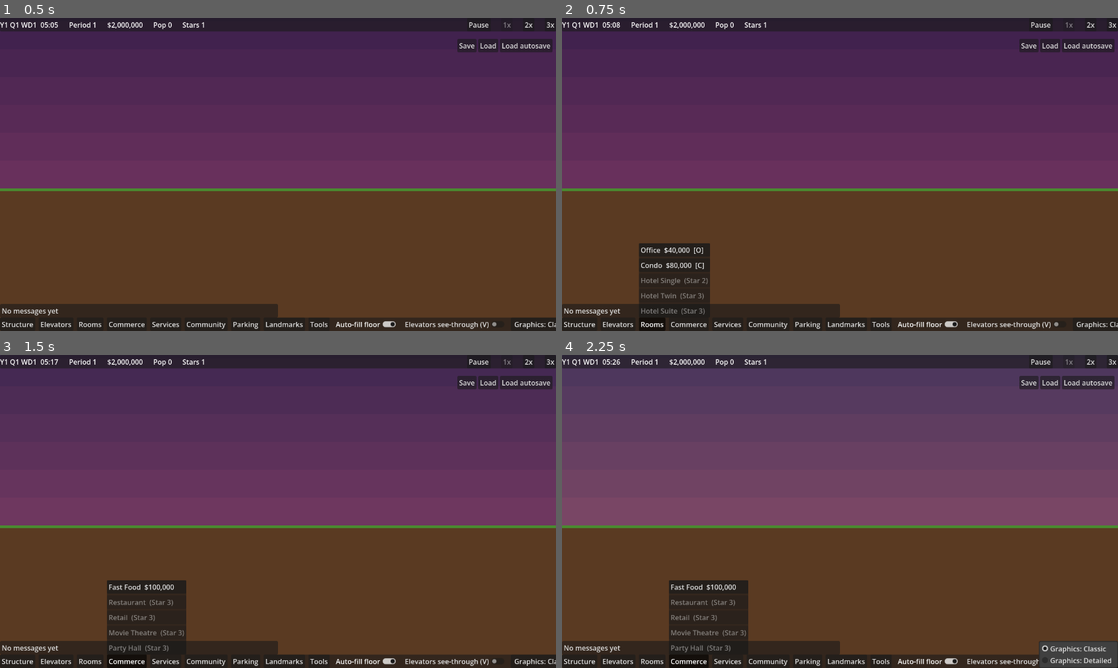
Above: before the commit, frames 1-4 (two rows, left to right).
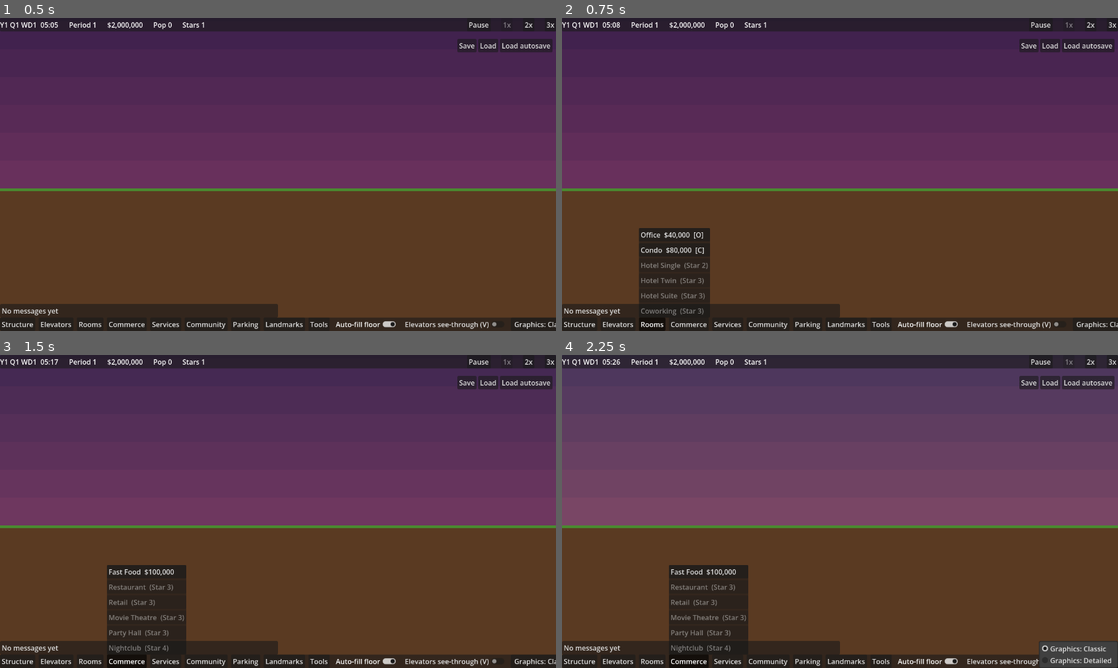
Above: after the commit, the same moments.

Repository: evidencelacking/TowerGame
Game: Godot game, scene res://scenes/main.tscn
Same seed, same stepped clock (60 frames per second), same inputs: the game is played once before the commit and once after it.
Inputs:
- Up to frame 1 (0.5 s): no input
- Up to frame 2 (0.75 s): click "Rooms" at 0.5 s
- Up to frame 3 (1.5 s): click "Commerce" at 1.25 s
- Up to frame 4 (2.25 s): click "Graphics: Classic" at 2 s

Frame 1 is identical in both runs. In frame 2, 1.1% of the frame differs, in the area x 13-27%, y 67-96%; in frame 3, 1.2%, in the area x 19-34%, y 67-96%; in frame 4, 1.2%.

Commit message:
New kinds batch 2: nightclub and co-working (refs #292)
Co-Authored-By: Claude Sonnet 5.5 <noreply@anthropic.com>

Diff:
--- a/scripts/sim/commerce.gd
+++ b/scripts/sim/commerce.gd
@@ -64,6 +64,11 @@
 	[DAYCARE_DROP_OFF, DAYCARE_WINDOW, DAYCARE_PERCENT, "daycare"],
 	[CLINIC_MORNING, CLINIC_WINDOW, CLINIC_PERCENT, "clinic"],
 	[CLINIC_AFTERNOON, CLINIC_WINDOW, CLINIC_PERCENT, "clinic"],
+	[CLUB_EVENING, CLUB_WINDOW, CLUB_EVENING_PERCENT, "nightclub"],
+	[CLUB_LATE, CLUB_WINDOW, CLUB_LATE_PERCENT, "nightclub"],
+	[COWORK_EARLY, COWORK_WINDOW, COWORK_PERCENT, "coworking"],
+	[COWORK_MID, COWORK_WINDOW, COWORK_PERCENT, "coworking"],
+	[COWORK_LATE, COWORK_WINDOW, COWORK_PERCENT, "coworking"],
 ]
 
 ## Our own kinds (M13, #291), all unverified tunables. A gym is busy before work, at the break and
@@ -87,6 +92,21 @@
 const CLINIC_WINDOW := 120
 const CLINIC_PERCENT := 40
 const CLINIC_MOOD_BELOW := 60
+## Batch 2 (#292), also unverified tunables. A nightclub is open 21:00 to 03:00: two waves of adults (21:00 to
+## midnight, midnight to 03:00); takings after 23:00 are settled with the next day's. Co-working is an office
+## rented by the desk, on weekdays only: three waves of adults arrive (07:30, 09:00, 10:30) and stay the day, so it
+## fills gradually; each wave takes up to its seats, ten desks, so thirty desks in all.
+const CLUB_EVENING := 1260  ## 21:00.
+const CLUB_LATE := 0  ## 00:00.
+const CLUB_WINDOW := 180
+const CLUB_EVENING_PERCENT := 25
+const CLUB_LATE_PERCENT := 12
+const COWORK_EARLY := 450  ## 07:30.
+const COWORK_MID := 540  ## 09:00.
+const COWORK_LATE := 630  ## 10:30.
+const COWORK_WINDOW := 120
+const COWORK_PERCENT := 6
+const WHO_ADULTS := "adults"
 const WHO_ALL := "all"
 const WHO_CHILDREN := "children"
 const WHO_LOW_MOOD := "low_mood"
@@ -149,6 +169,18 @@
 		"tiers": [[0, -3000], [6, 1500], [10, 3500], [12, 5000]],
 		"food": ["Toddlers", "Story time", "Playgroup", "Art room", "Nap room"],
 	},
+	# Nightclub (#292): 60 places, 90 minute stays, adults only; the 5 staff make an empty night lose $8,000.
+	"nightclub": {
+		"seats": 60, "linger_minutes": 90, "grade_cap": 40, "grade_a": 30, "grade_b": 18, "who": WHO_ADULTS,
+		"tiers": [[0, -8000], [20, 5000], [35, 9000], [60, 15000]],
+		"food": ["Disco", "Live band", "Karaoke", "Jazz night", "DJ set"],
+	},
+	# Co-working (#292): ten desks per arrival wave, a day-long stay, adults, weekdays only.
+	"coworking": {
+		"seats": 10, "linger_minutes": 480, "grade_cap": 30, "grade_a": 20, "grade_b": 10, "who": WHO_ADULTS, "weekdays": true,
+		"tiers": [[0, -3000], [8, 2500], [16, 5000], [30, 8000]],
+		"food": ["Hot desks", "Quiet room", "Meeting pods", "Studio", "Open floor"],
+	},
 	# Clinic (#291): 6 consulting seats, 20 minute visits; only the unwell (low mood) come.
 	"clinic": {
 		"seats": 6, "linger_minutes": 20, "grade_cap": 20, "grade_a": 16, "grade_b": 8, "who": WHO_LOW_MOOD,
@@ -316,6 +348,8 @@
 		if people.location_of(i) == PeopleScript.NONE and people.trip_state(i) == PeopleScript.TRIP_IDLE:
 			continue  # outside the tower
 		if who == WHO_CHILDREN and (life == null or not life.is_child(people.id_at(i))):
+			continue
+		if who == WHO_ADULTS and life != null and life.is_child(people.id_at(i)):
 			continue
 		if who == WHO_LOW_MOOD and people.mood_of(i) >= CLINIC_MOOD_BELOW:
 			continue
--- a/scripts/sim/names.gd
+++ b/scripts/sim/names.gd
@@ -45,6 +45,8 @@
 	"medical": [["Orderly", "Trainee Nurse"], ["Nurse", "Technician", "Doctor"], ["Senior Doctor", "Head Nurse"]],
 	"gym": [["Desk Attendant", "Trainee Coach"], ["Personal Trainer", "Coach", "Instructor"], ["Head Coach", "Gym Manager"]],
 	"daycare": [["Helper", "Trainee Carer"], ["Childminder", "Nursery Nurse", "Play Leader"], ["Head Carer", "Nursery Manager"]],
+	"nightclub": [["Cloakroom Attendant", "Glass Collector"], ["Barman", "Bouncer", "DJ"], ["Head Barman", "Club Manager"]],
+	"coworking": [["Front Desk Assistant", "Trainee Host"], ["Community Host", "Events Coordinator"], ["Space Manager", "Head of Community"]],
 	"clinic": [["Receptionist", "Trainee Nurse"], ["Nurse", "GP", "Physiotherapist"], ["Senior GP", "Practice Manager"]],
 	"security": [["Junior Guard"], ["Guard", "Patrol Officer"], ["Chief of Security"]],
 	"housekeeping": [["Trainee Maid"], ["Housekeeper", "Linen Porter"], ["Head Housekeeper"]],
--- a/scripts/sim/noise.gd
+++ b/scripts/sim/noise.gd
@@ -20,7 +20,7 @@
 ## Noise a source makes right beside a room (distance 0). Offices, commercial, communal.
 const SOURCES: Dictionary = {
 	"office": 3, "fast_food": 4, "restaurant": 5, "retail": 3,
-	"movie_theatre": 6, "party_hall": 8,
+	"movie_theatre": 6, "party_hall": 8, "nightclub": 9,
 }
 ## Kinds that can be disturbed: residential and hotel rooms.
 const SENSITIVE: Array[String] = ["condo", "hotel_single", "hotel_twin", "hotel_suite"]
--- a/scripts/sim/room_catalogue.gd
+++ b/scripts/sim/room_catalogue.gd
@@ -62,7 +62,7 @@
 	"service_shaft", "service_car", "hotel_single", "housekeeping", "security", "escalator",
 	"express_shaft", "express_car", "hotel_twin", "hotel_suite", "restaurant", "retail",
 	"movie_theatre", "party_hall", "medical", "recycling", "parking_ramp", "parking_space",
-	"metro", "cathedral", "gym", "daycare", "clinic",
+	"metro", "cathedral", "gym", "daycare", "clinic", "nightclub", "coworking",
 ]
 
 const _ROWS: Dictionary = {
@@ -162,6 +162,14 @@
 	"clinic": {"staff": 3, "width": 12, "height": 1, "cost": 200000, "per_unit": false, "star": 3,
 		"removable": true, "placement": PLACE_ABOVE_GROUND, "limit": 0,
 		"limit_group": "", "limit_scope": "tower"},
+	# Batch 2 (#292). The nightclub is the party hall's bigger, louder cousin (100k, 24 wide, star 3): dearer, with
+	# a bar crew, and a star higher. Co-working is an office (40k, 9 wide) rented by the desk: dearer and wider.
+	"nightclub": {"staff": 5, "width": 24, "height": 1, "cost": 250000, "per_unit": false, "star": 4,
+		"removable": true, "placement": PLACE_ANYWHERE, "limit": 0,
+		"limit_group": "", "limit_scope": "tower"},
+	"coworking": {"staff": 2, "width": 16, "height": 1, "cost": 150000, "per_unit": false, "star": 3,
+		"removable": true, "placement": PLACE_ABOVE_GROUND, "limit": 0,
+		"limit_group": "", "limit_scope": "tower"},
 }
 
 
--- a/scripts/sim/rooms.gd
+++ b/scripts/sim/rooms.gd
@@ -89,7 +89,7 @@
 const CARS_BY_STAR: Array[int] = [2, 4, 8, 8, 8]
 const SHAFT_FLOOR_LIMIT := 30  ## Local and service shafts span at most this many floors (I, K).
 
-const PLACEABLE: Array[String] = ["office", "condo", "fast_food", "restaurant", "retail", "housekeeping", "security", "medical", "recycling", "parking_ramp", "parking_space", "hotel_single", "hotel_twin", "hotel_suite", "gym", "daycare", "clinic"]
+const PLACEABLE: Array[String] = ["office", "condo", "fast_food", "restaurant", "retail", "housekeeping", "security", "medical", "recycling", "parking_ramp", "parking_space", "hotel_single", "hotel_twin", "hotel_suite", "gym", "daycare", "clinic", "nightclub", "coworking"]
 ## Rooms two floors tall. Their grid run is on the lower (deeper) floor under the room's id, and the
 ## upper floor is a second grid occupant under id + 1 that is not a room of its own (see room_of).
 const TALL_KINDS: Array[String] = ["recycling"]
--- a/scripts/view/recipes_batch_3.gd
+++ b/scripts/view/recipes_batch_3.gd
@@ -43,4 +43,29 @@
 			"spots": [[11, 30]]}],
 		"spots": [[-8, 30, "r"]],
 	}
+	# Batch 2 (#292). Nightclub: a stage with a disco ball and lights, a bar on the right and small tables.
+	out["nightclub"] = {
+		"hue": "cinema", "look": "full",
+		"fixed": [
+			[4, 22, 44, 8, "furn"], [8, 16, 6, 6, "lamp"], [30, 14, 6, 8, "furn"], [20, 3, 7, 7, "gold"], [21, 0, 1, 3, "furn"],
+			[6, 4, 3, 3, "red"], [36, 4, 3, 3, "green"],
+			[-48, 20, 44, 4, "furn", "r"], [-44, 14, 5, 6, "lamp", "r"], [-34, 14, 5, 6, "lamp", "r"], [-24, 14, 5, 6, "lamp", "r"],
+		],
+		"repeats": [{"pad": 56, "every": 26, "lo": 0, "hi": 10, "reserve": 54, "shapes": [
+			[0, 24, 14, 2, "furn"], [6, 26, 2, 4, "furn"], [3, 20, 8, 4, "gold"]],
+			"spots": [[7, 30]]}],
+		"spots": [[-30, 30, "r"]],
+	}
+	# Co-working: rows of shared desks with monitors, and a coffee corner on the right.
+	out["coworking"] = {
+		"hue": "office", "look": "full",
+		"fixed": [
+			[4, 4, 12, 1, "lamp"], [-44, 18, 40, 12, "furn", "r"], [-40, 12, 8, 6, "lamp", "r"], [-26, 14, 4, 4, "white", "r"],
+		],
+		"repeats": [{"pad": 6, "every": 30, "lo": 0, "hi": 27, "reserve": 52, "shapes": [
+			[0, 20, 20, 1, "furn"], [1, 21, 1, 9, "furn"], [18, 21, 1, 9, "furn"], [2, 22, 9, 1, "furn"],
+			[11, 14, 8, 6, "furn"], [12, 15, 6, 4, "lamp"], [14, 19, 2, 1, "furn"]],
+			"spots": [[23, 30]]}],
+		"spots": [[-10, 30, "r"]],
+	}
 	return out
--- a/scripts/view/room_info.gd
+++ b/scripts/view/room_info.gd
@@ -15,7 +15,7 @@
 ## Bar colours by grade: A blue, B yellow, C red (the three colours of the reference).
 const GRADE_COLORS: Array[Color] = [Color(0.25, 0.65, 0.95), Color(0.95, 0.80, 0.20), Color(0.85, 0.15, 0.15)]
 ## Kinds graded by customers (food and shops) rather than stress.
-const CUSTOMER_KINDS: Array[String] = ["restaurant", "fast_food", "retail", "gym", "daycare", "clinic"]
+const CUSTOMER_KINDS: Array[String] = ["restaurant", "fast_food", "retail", "gym", "daycare", "clinic", "nightclub", "coworking"]
 
 
 ## The floor number of a world-space y, or 0 if outside the tower.
--- a/scripts/view/room_look.gd
+++ b/scripts/view/room_look.gd
@@ -35,6 +35,8 @@
 const GYM_COLOR := Color(0.28, 0.72, 0.70)
 const DAYCARE_COLOR := Color(0.94, 0.44, 0.72)
 const CLINIC_COLOR := Color(0.88, 0.94, 0.94)
+const NIGHTCLUB_COLOR := Color(0.36, 0.20, 0.52)
+const COWORKING_COLOR := Color(0.86, 0.80, 0.62)
 const RECYCLING_COLOR := Color(0.45, 0.65, 0.40)
 const IDLE_TINT := Color(0.52, 0.55, 0.50)
 const RUBBISH_COLOR := Color(0.45, 0.33, 0.20, 0.85)
@@ -49,7 +51,7 @@
 const SHADE := Color(0, 0, 0, 0.45)
 const INK := Color(0.10, 0.08, 0.08)
 
-const KINDS: Array[String] = ["hotel_single", "hotel_twin", "hotel_suite", "housekeeping", "fast_food", "restaurant", "retail", "security", "medical", "recycling", "parking_ramp", "parking_space", "gym", "daycare", "clinic"]
+const KINDS: Array[String] = ["hotel_single", "hotel_twin", "hotel_suite", "housekeeping", "fast_food", "restaurant", "retail", "security", "medical", "recycling", "parking_ramp", "parking_space", "gym", "daycare", "clinic", "nightclub", "coworking"]
 
 
 static func handles(kind: String) -> bool:
@@ -71,6 +73,8 @@
 		"gym": return GYM_COLOR
 		"daycare": return DAYCARE_COLOR
 		"clinic": return CLINIC_COLOR
+		"nightclub": return NIGHTCLUB_COLOR
+		"coworking": return COWORKING_COLOR
 		"parking_ramp": return RAMP_COLOR
 		"parking_space": return SPACE_COLOR
 	return Color(0.85, 0.2, 0.85)
--- a/scripts/view/toolbar.gd
+++ b/scripts/view/toolbar.gd
@@ -17,8 +17,8 @@
 const CATEGORIES: Array = [
 	["Structure", ["lobby", "floor", "stairs", "escalator"]],
 	["Elevators", ["local_shaft", "local_car", "service_shaft", "service_car", "express_shaft", "express_car"]],
-	["Rooms", ["office", "condo", "hotel_single", "hotel_twin", "hotel_suite"]],
-	["Commerce", ["fast_food", "restaurant", "retail", "movie_theatre", "party_hall"]],
+	["Rooms", ["office", "condo", "hotel_single", "hotel_twin", "hotel_suite", "coworking"]],
+	["Commerce", ["fast_food", "restaurant", "retail", "movie_theatre", "party_hall", "nightclub"]],
 	["Services", ["housekeeping", "security", "medical", "recycling", "clinic"]],
 	["Community", ["gym", "daycare"]],
 	["Parking", ["parking_ramp", "parking_space"]],
--- a/tests/run_tests.gd
+++ b/tests/run_tests.gd
@@ -84,6 +84,7 @@
 const TestCommerce := preload("res://tests/test_commerce.gd")
 const TestNewKinds := preload("res://tests/test_new_kinds.gd")
 const TestSynergy := preload("res://tests/test_synergy.gd")
+const TestNewKinds2 := preload("res://tests/test_new_kinds_2.gd")
 const TestHotel := preload("res://tests/test_hotel.gd")
 const TestPests := preload("res://tests/test_pests.gd")
 const TestHousekeeping := preload("res://tests/test_housekeeping.gd")
@@ -187,6 +188,7 @@
 	TestCommerce.run_visitors(check)
 	TestNewKinds.run(check)
 	TestSynergy.run(check)
+	TestNewKinds2.run(check)
 	TestSaveLoad.run(check)
 	TestHotel.run(check)
 	TestPests.run(check)
--- a/tests/test_new_kinds.gd
+++ b/tests/test_new_kinds.gd
@@ -57,7 +57,7 @@
 
 static func run(check: Callable) -> void:
 	# Catalogue rows: our own numbers, kept in a sensible order against the existing kinds.
-	check.call(Catalogue.IDS.size() == 31 and Catalogue.IDS.find("gym") == 28 and Catalogue.IDS.find("daycare") == 29 and Catalogue.IDS.find("clinic") == 30, "kinds: gym, daycare and clinic follow the cathedral")
+	check.call(Catalogue.IDS.size() == 33 and Catalogue.IDS.find("gym") == 28 and Catalogue.IDS.find("daycare") == 29 and Catalogue.IDS.find("clinic") == 30, "kinds: gym, daycare and clinic follow the cathedral")
 	for kind: String in KINDS:
 		var row: Dictionary = Catalogue.row(kind)
 		check.call(not row.is_empty() and int(row["staff"]) >= 3 and int(row["cost"]) > 0 and int(row["width"]) >= 8, "%s: has cost, width and staff" % kind)
--- /dev/null
+++ b/tests/test_new_kinds_2.gd
@@ -0,0 +1,111 @@
+extends RefCounted
+## New room kinds, batch 2 (M13, #292): nightclub and co-working. Catalogue rows, who visits and when (adults
+## only; the club in two waves around midnight, co-working in three morning waves on weekdays), the income
+## tiers, the club's noise and its synergy on a condo next door, job titles, and save and load.
+## Our own kinds: no reference values.
+
+const TowerSim := preload("res://scripts/sim/tower.gd")
+const Commerce := preload("res://scripts/sim/commerce.gd")
+const Catalogue := preload("res://scripts/sim/room_catalogue.gd")
+const Names := preload("res://scripts/sim/names.gd")
+const Clock := preload("res://scripts/sim/clock.gd")
+const Rooms := preload("res://scripts/sim/rooms.gd")
+const NoiseScript := preload("res://scripts/sim/noise.gd")
+const Synergy := preload("res://scripts/sim/synergy.gd")
+const TestNewKinds := preload("res://tests/test_new_kinds.gd")
+
+const KINDS: Array[String] = ["nightclub", "coworking"]
+
+
+## Lobby on floors 1-2 (columns 100-163) and floor 3 above it: the nightclub at 100, a condo touching it at 124
+## and co-working at 140, joined to the lobby by stairs so every room is reachable.
+static func _tower() -> TowerSim:
+	var t := TowerSim.new(42, 100000000)
+	t.floors.build_lobby(t.ledger, 0, 1, 100, 163, 2)
+	t.floors.fill_span(3, 100, 163)
+	var x := 100
+	for kind: String in ["nightclub", "condo", "coworking"]:
+		var refusal := t.rooms.place_room(t.grid, t.floors, t.ledger, 0, Catalogue.IDS.find(kind), 3, x)
+		assert(refusal == 0, "%s places, refusal %d" % [kind, refusal])
+		x += int(Catalogue.field(kind, "width"))
+	t.rooms.place_stairs(t.grid, t.floors, t.ledger, 0, 1, 100)
+	t.rooms.place_stairs(t.grid, t.floors, t.ledger, 0, 2, 104)
+	return t
+
+
+static func _serve(t: TowerSim, kind: String, day: int, window: int) -> void:
+	t.commerce._serve(kind, window, 100, t.floors, t.rooms, t.grid, t.people, t.tenancy, t.rng, day, 600, t.life)
+
+
+static func run(check: Callable) -> void:
+	check.call(Catalogue.IDS.size() == 33 and Catalogue.IDS.find("nightclub") == 31 and Catalogue.IDS.find("coworking") == 32, "kinds 2: nightclub and co-working follow the clinic")
+	for kind: String in KINDS:
+		var row: Dictionary = Catalogue.row(kind)
+		check.call(not row.is_empty() and int(row["staff"]) >= 2 and int(row["cost"]) > 0 and int(row["width"]) >= 8, "%s: has cost, width and staff" % kind)
+		check.call(Rooms.PLACEABLE.has(kind), "%s is placeable" % kind)
+		check.call(Commerce.is_shop(kind) and Commerce.has_sales(kind), "%s trades like a shop and sells for its own income" % kind)
+		check.call(Names.TITLES.has(kind) and (Names.TITLES[kind] as Array).size() == 3, "%s has job titles for three age bands" % kind)
+		check.call(Commerce.food_of(kind, 0) != Commerce.food_of(kind, 1), "%s has several services" % kind)
+		check.call(Commerce.income_for(kind, 0) < 0 and Commerce.income_for(kind, int(Commerce.PROFILES[kind]["grade_cap"])) > 0, "%s: empty loses money, full earns" % kind)
+	check.call(Catalogue.cost("nightclub") > Catalogue.cost("party_hall") and Catalogue.cost("coworking") > Catalogue.cost("office"), "kinds 2: the club costs more than the party hall, co-working more than an office")
+	check.call(Catalogue.star("nightclub") == 4 and Catalogue.star("coworking") == 3, "kinds 2: stars 4 and 3")
+
+	# Opening hours: the club's two waves cover 21:00 to 03:00; co-working has three morning waves.
+	var club_waves: Array[int] = []
+	var cowork_waves: Array[int] = []
+	for meal: Array in Commerce.MEALS:
+		if meal[3] == "nightclub":
+			club_waves.append(meal[0])
+			check.call(meal[1] == 180, "nightclub: each wave lasts 3 hours")
+		if meal[3] == "coworking":
+			cowork_waves.append(meal[0])
+	check.call(club_waves == [21 * 60, 0], "nightclub: waves at 21:00 and midnight, open until 03:00 (%s)" % str(club_waves))
+	check.call(cowork_waves == [450, 540, 630], "co-working: three waves, 07:30, 09:00 and 10:30 (%s)" % str(cowork_waves))
+	check.call(Commerce.seats_per_meal("nightclub", 180) == 120 and Commerce.seats_per_meal("coworking", Commerce.COWORK_WINDOW) == 10, "kinds 2: seats per wave come from seats, window and linger")
+
+	var t := _tower()
+	var club := TestNewKinds._room(t, "nightclub")
+	var cowork := TestNewKinds._room(t, "coworking")
+	check.call(club >= 0 and cowork >= 0, "kinds 2: both are placed")
+
+	# Nightclub: adults only, limited by its places (120 in a wave of 3 hours).
+	var adults := TestNewKinds._inside(t, 50, 90)
+	_serve(t, "nightclub", Clock.WE, 180)
+	check.call(t.commerce.customers_today(club) == 50, "nightclub: 50 adults come at the weekend too (%d)" % t.commerce.customers_today(club))
+	check.call(t.commerce.customers_today(cowork) == 0, "nightclub: serves nobody in the other room")
+	for k in 20:
+		t.life._kids.append(adults[k])
+	_serve(t, "nightclub", Clock.WD1, 180)
+	check.call(t.commerce.customers_today(club) == 50 + 30, "nightclub: the 20 children are turned away, 30 adults come (%d)" % t.commerce.customers_today(club))
+
+	# Co-working: weekdays only, adults only, ten desks a wave. Of the 50 people 20 are children, so 30 adults.
+	_serve(t, "coworking", Clock.WE, Commerce.COWORK_WINDOW)
+	check.call(t.commerce.customers_today(cowork) == 0, "co-working: closed at the weekend")
+	_serve(t, "coworking", Clock.WD1, Commerce.COWORK_WINDOW)
+	check.call(t.commerce.customers_today(cowork) == 10, "co-working: 30 adults fill only the 10 desks of a wave (%d)" % t.commerce.customers_today(cowork))
+	_serve(t, "coworking", Clock.WD1, Commerce.COWORK_WINDOW)
+	_serve(t, "coworking", Clock.WD1, Commerce.COWORK_WINDOW)
+	check.call(t.commerce.customers_today(cowork) == 30, "co-working: three waves fill its 30 desks (%d)" % t.commerce.customers_today(cowork))
+
+	# The club's noise and its synergy reach the condo next door.
+	var condo := TestNewKinds._room(t, "condo")
+	check.call(NoiseScript.is_source("nightclub") and NoiseScript.noise_at(t.grid, t.rooms, condo) > 0, "nightclub: it makes noise next to a condo")
+	var near := Synergy.mood_delta("condo", t.grid.run_of(condo), Synergy.others_of(t.grid, t.rooms))
+	check.call(near == -6, "nightclub: the condo's neighbours factor is -6 (%d)" % near)
+	var fresh := TowerSim.new(42, 100000000)
+	check.call(Synergy.mood_delta("condo", [3, 124, 16], Synergy.others_of(fresh.grid, fresh.rooms)) == 0, "nightclub: no club, no harm")
+
+	# Save and load keep the day's counts, and the same state gives the same hash.
+	var copy := TowerSim.new(1, 1)
+	check.call(copy.load_state(t.save()) and copy.state_hash() == t.state_hash(), "kinds 2: a tower with the new rooms survives save and load")
+	check.call(copy.commerce.customers_today(cowork) == 30, "kinds 2: co-working's customers survive save and load")
+
+	# A whole day runs and replays the same.
+	var a := _tower()
+	var b := _tower()
+	for tower: TowerSim in [a, b]:
+		TestNewKinds._inside(tower, 30, 40)
+		tower.clock.set_to_tick(0)
+		for n in TestNewKinds.DAY_TICKS:
+			tower.step()
+	check.call(a.state_hash() == b.state_hash(), "kinds 2: two runs of a day with the new rooms agree")
--- a/tests/test_room_catalogue.gd
+++ b/tests/test_room_catalogue.gd
@@ -36,6 +36,8 @@
 	["gym", 120000, 2, true, 0, ""],
 	["daycare", 80000, 2, true, 0, ""],
 	["clinic", 200000, 3, true, 0, ""],
+	["nightclub", 250000, 4, true, 0, ""],
+	["coworking", 150000, 3, true, 0, ""],
 ]
 
 
--- a/tests/test_room_recipes.gd
+++ b/tests/test_room_recipes.gd
@@ -14,7 +14,7 @@
 const BATCH_2: Array[String] = ["fast_food", "restaurant", "retail", "movie_theatre", "party_hall", "medical", "security", "recycling", "parking_ramp", "parking_space", "metro", "cathedral"]
 
 
-const BATCH_3: Array[String] = ["gym", "daycare", "clinic"]
+const BATCH_3: Array[String] = ["gym", "daycare", "clinic", "nightclub", "coworking"]
 
 
 static func run(check: Callable) -> void:
--- a/tools/ui_test.gd
+++ b/tools/ui_test.gd
@@ -126,6 +126,10 @@
 	x = 160
 	for kind: String in ["gym", "daycare", "clinic"]:  # on floor 3, over the rooms of floor 2
 		await _room_case(kind, 3, x)
+		x += CatalogueScript.field(kind, "width")
+	x = 160
+	for kind: String in ["nightclub", "coworking"]:  # on floor 4, over the new kinds of floor 3
+		await _room_case(kind, 4, x)
 		x += CatalogueScript.field(kind, "width")
 	await _room_case("parking_ramp", -1, 200)
 	await _room_case("parking_space", -1, 204)
Not shown, added: tests/test_new_kinds_2.gd.uid
